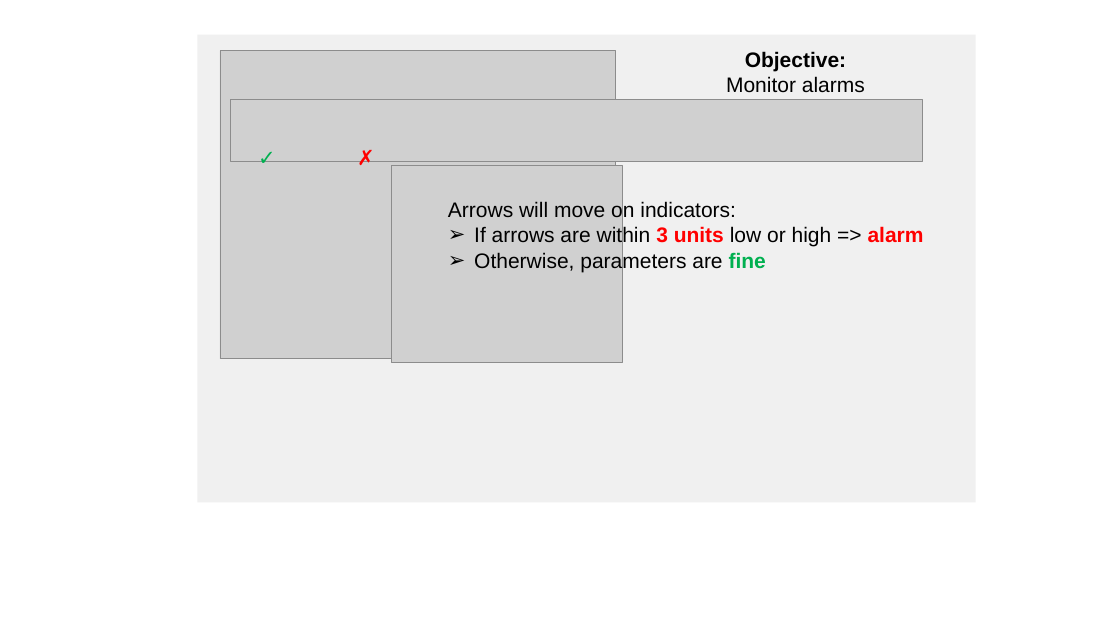
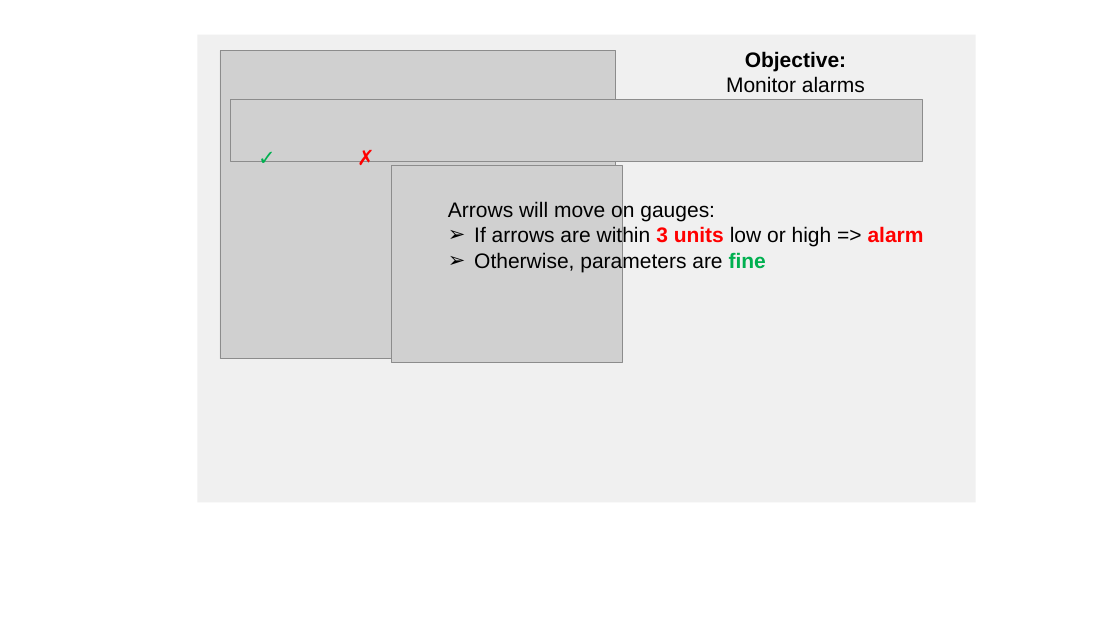
Before and after one commit to Chenot/MPH, a slide deck: slide 17 of tasks/Complex_OpenMATB/includes/img/instructions.pptx. Drawn at 1120x630 pixels with LibreOffice and Linux fonts; fonts in the diff are those of the drawing; grey boxes stand for pictures; background and template pictures are left out. Boxes give left, top, right and bottom in pixels: in the first picture for what was removed or moved away, otherwise in the second. Text is boxed around its words. In the diff, an @@ line names an element or a change of style, - is before the commit and + after.

```diff
--- a/tasks/Complex_OpenMATB/includes/img/instructions.pptx
+++ b/tasks/Complex_OpenMATB/includes/img/instructions.pptx
@@ text at (x1=448, y1=201, x2=715, y2=222): text changed @@
-Arrows will move on indicators:
+Arrows will move on gauges:
```
Also in this commit, not shown: 1 other slide changed, 21 other files.
